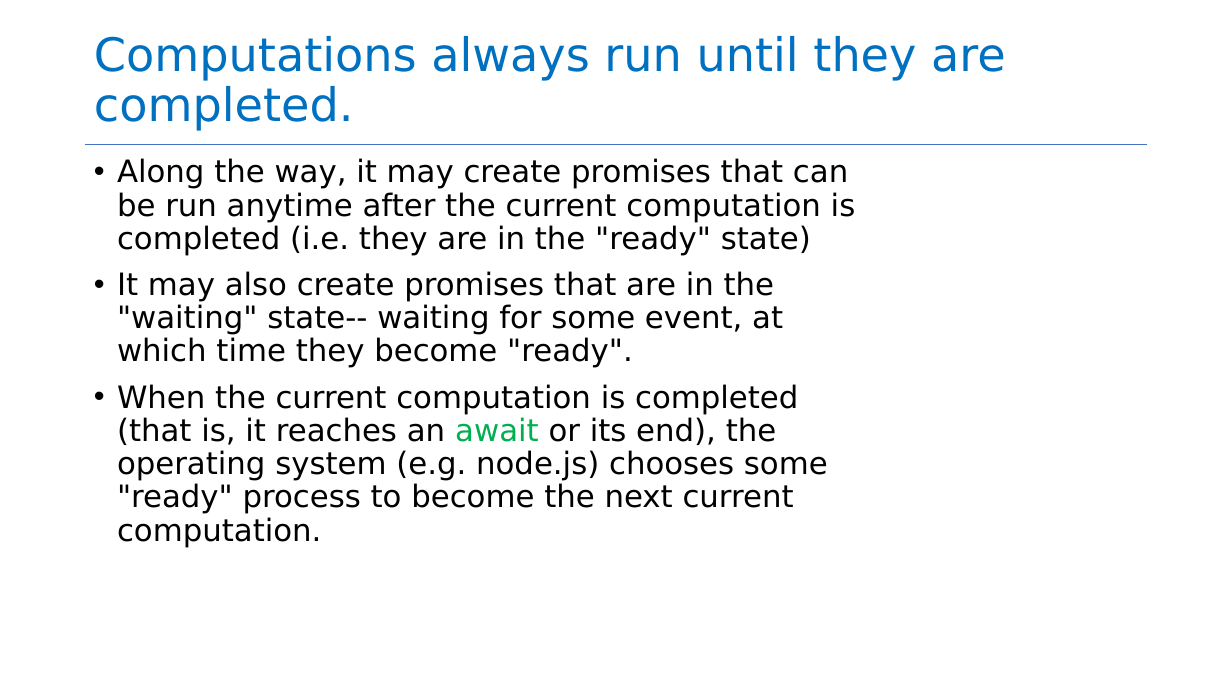
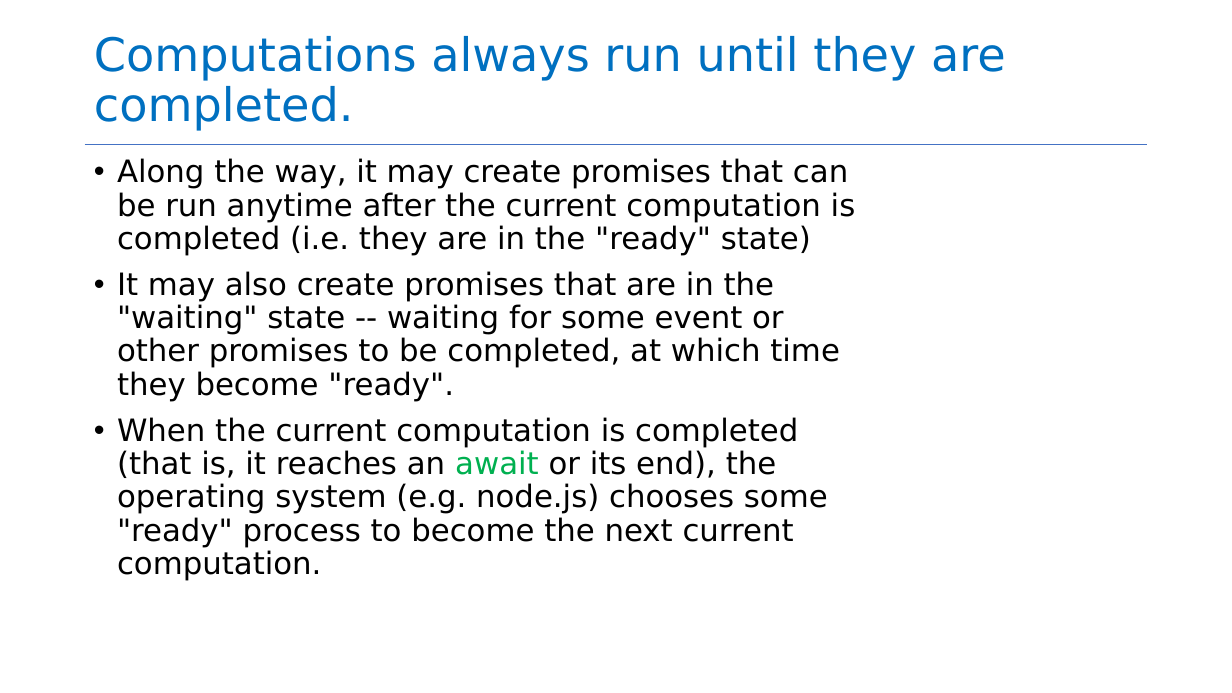
Before and after one commit to neu-se/CS4530-Fall-2024, a slide deck: slide 8 of Slides/Module 06 Concurrency Patterns in Typescript.pptx (slide 12 before the commit). Drawn at 1232x693 pixels with LibreOffice and Linux fonts; fonts in the diff are those of the drawing. Boxes give left, top, right and bottom in pixels: in the first picture for what was removed or moved away, otherwise in the second. Text is boxed around its words. In the diff, an @@ line names an element or a change of style, - is before the commit and + after.

```diff
--- a/Slides/Module 06 Concurrency Patterns in Typescript.pptx
+++ b/Slides/Module 06 Concurrency Patterns in Typescript.pptx
@@ text at [117,271,840,402]: text changed @@
-• It may also create promises that are in the "waiting" state-- waiting for some event, at which time they become "ready".
+• It may also create promises that are in the "waiting" state -- waiting for some event or other promises to be completed, at which time they become "ready".
```
Also in this commit, not shown: 6 other slides changed, 3 slides added, 5 slides removed, 1 other file.
